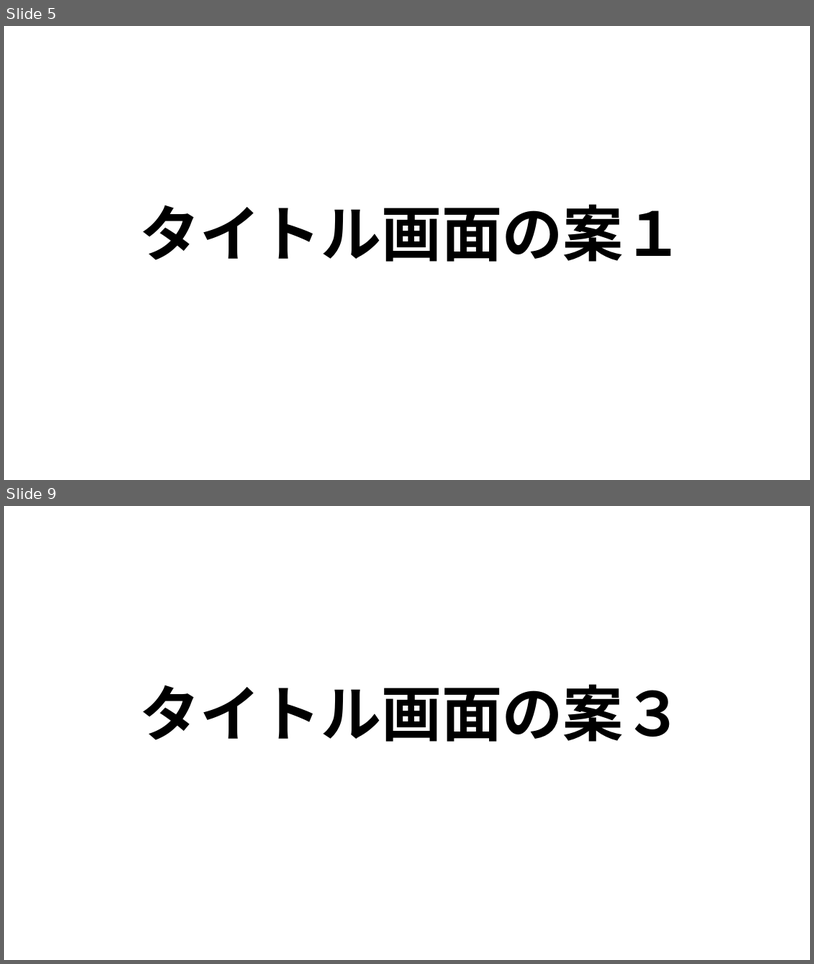
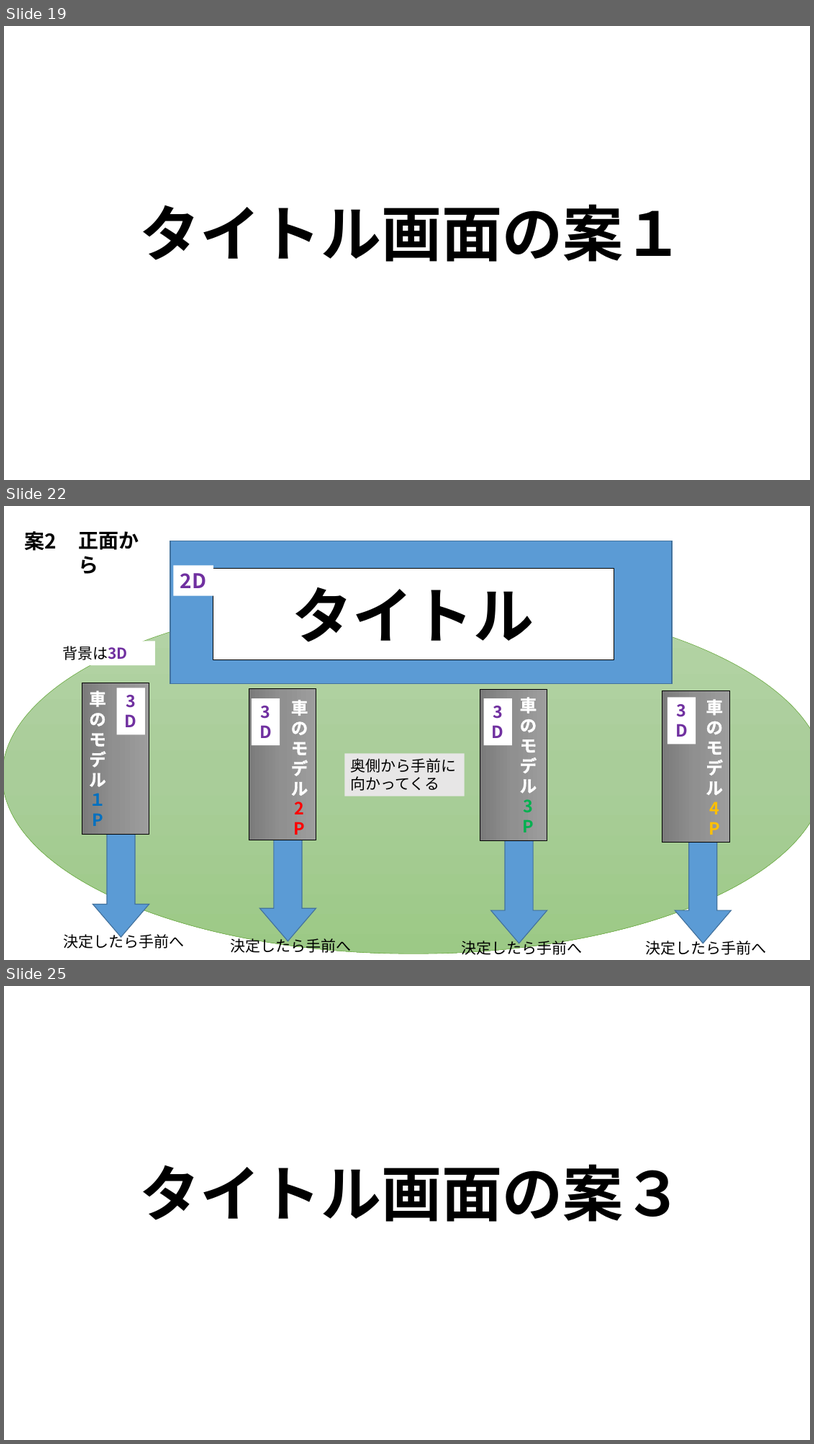
Before and after one commit to MizukiKato0416/sotsugyou_time_kato, a slide deck: 卒業制作_大元タイトル構成.ppsx. Shown one above the other, each under a label of ours: slides 5 and 9 before the commit, slides 19, 22 and 25 after it; the slides between them are not shown. The pictures are 814x964 and 814x1444 pixels, drawn with LibreOffice and Linux fonts; fonts in the diff are those of the drawing. Boxes give left, top, right and bottom in pixels: in the first picture for what was removed or moved away, otherwise in the second. Text is boxed around its words. In the diff, an @@ line names an element or a change of style, - is before the commit and + after.

```diff
--- a/卒業制作_大元タイトル構成.ppsx
+++ b/卒業制作_大元タイトル構成.ppsx
@@ slide 22 added at bbox=[4, 506, 810, 960], background #FFFFFF @@
@@ text added at bbox=[24, 531, 57, 551], 24 pt, text #000000, bold @@
+案2
@@ text added at bbox=[78, 531, 139, 574], 24 pt, text #000000, bold @@
+正面から
@@ rectangle added at bbox=[170, 541, 672, 684], fill #5B9BD5, outline #43739E 1 pt @@
@@ rectangle added at bbox=[173, 565, 214, 595], fill #FFFFFF, 24 pt, text #7030A0, bold @@
+2D
@@ rectangle added at bbox=[214, 569, 614, 659], fill #FFFFFF, outline #000000 1 pt, 72 pt, text #000000, bold @@
+タイトル
@@ ellipse added at bbox=[4, 597, 810, 954], fill gradient #B5D5A7 to #AACE9A to #9CC987, outline #70AD47 0.5 pt @@
@@ rectangle added at bbox=[36, 641, 155, 665], fill #FFFFFF, 18 pt, text #000000 @@
+背景は3D
@@ rectangle added at bbox=[82, 683, 149, 834], fill gradient #9D9D9D to #909090 to #7C7C7C, outline #000000 0.5 pt @@
@@ text added at bbox=[89, 691, 106, 787], 20 pt, text #FFFFFF, bold @@
+車のモデル１P
@@ rectangle added at bbox=[117, 688, 146, 735], fill #FFFFFF, 20 pt, text #7030A0, bold @@
+3D
@@ rectangle added at bbox=[248, 688, 316, 839], fill gradient #9D9D9D to #909090 to #7C7C7C, outline #000000 0.5 pt @@
@@ rectangle added at bbox=[252, 698, 280, 745], fill #FFFFFF, 20 pt, text #7030A0, bold @@
+3D
@@ text added at bbox=[291, 700, 308, 795], 20 pt, text #FFFFFF, bold @@
+車のモデル2P
@@ rectangle added at bbox=[480, 690, 548, 841], fill gradient #9D9D9D to #909090 to #7C7C7C, outline #000000 0.5 pt @@
@@ rectangle added at bbox=[484, 698, 513, 745], fill #FFFFFF, 20 pt, text #7030A0, bold @@
+3D
@@ text added at bbox=[520, 697, 537, 793], 20 pt, text #FFFFFF, bold @@
+車のモデル3P
@@ rectangle added at bbox=[663, 691, 730, 842], fill gradient #9D9D9D to #909090 to #7C7C7C, outline #000000 0.5 pt @@
@@ rectangle added at bbox=[669, 698, 697, 744], fill #FFFFFF, 20 pt, text #7030A0, bold @@
+3D
@@ text added at bbox=[707, 699, 723, 795], 20 pt, text #FFFFFF, bold @@
+車のモデル4P
@@ rectangle added at bbox=[345, 754, 464, 796], fill #E7E6E6, 18 pt, text #000000 @@
+奥側から手前に
+向かってくる
@@ right arrow added at bbox=[93, 832, 149, 937], fill #5B9BD5, outline #43739E 1 pt @@
@@ right arrow added at bbox=[260, 836, 316, 941], fill #5B9BD5, outline #43739E 1 pt @@
@@ right arrow added at bbox=[491, 838, 548, 943], fill #5B9BD5, outline #43739E 1 pt @@
@@ right arrow added at bbox=[676, 838, 732, 943], fill #5B9BD5, outline #43739E 1 pt @@
@@ text added at bbox=[64, 932, 185, 948], 18 pt, text #000000 @@
+決定したら手前へ
@@ text added at bbox=[231, 936, 352, 955], 18 pt, text #000000 @@
+決定したら手前へ
@@ text added at bbox=[462, 938, 583, 957], 18 pt, text #000000 @@
+決定したら手前へ
@@ text added at bbox=[646, 938, 766, 955], 18 pt, text #000000 @@
+決定したら手前へ
@@ what was slide 5 is now slide 19 @@
@@ what was slide 9 is now slide 25 @@
```
Also in this commit, not shown: 11 slides changed, 9 other slides added.
